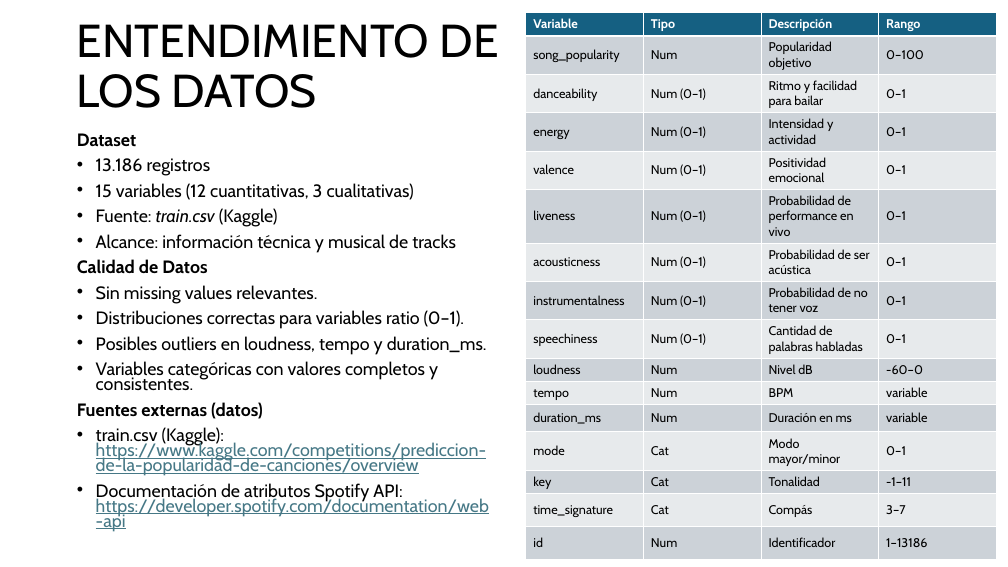
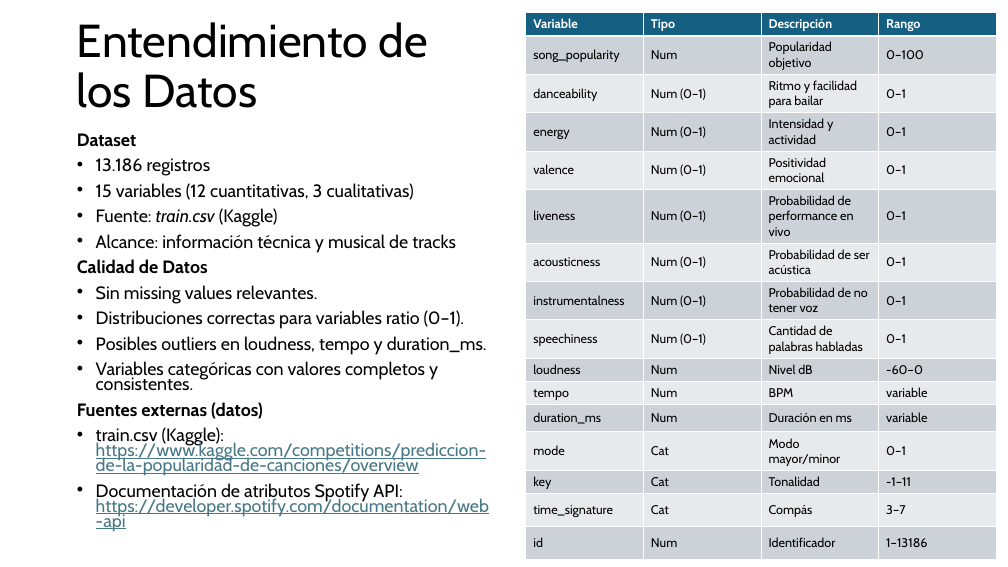
Before and after one commit to benet1one/Mineria, a slide deck: slide 3 of Report_definitivo.pptx. Drawn at 1008x567 pixels with LibreOffice and Linux fonts; fonts in the diff are those of the drawing. Boxes give left, top, right and bottom in pixels: in the first picture for what was removed or moved away, otherwise in the second. Text is boxed around its words. In the diff, an @@ line names an element or a change of style, - is before the commit and + after.

```diff
--- a/Report_definitivo.pptx
+++ b/Report_definitivo.pptx
@@ title at [77,22,427,108]: text changed @@
-ENTENDIMIENTO DE LOS DATOS
+Entendimiento de los Datos
```
Also in this commit, not shown: 6 other slides changed.
